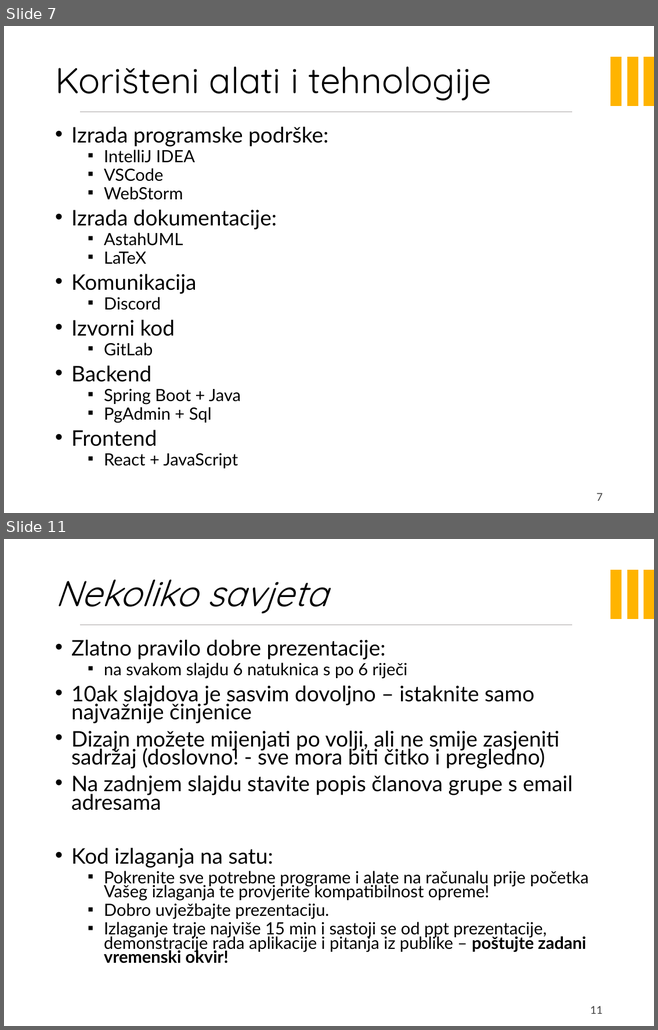
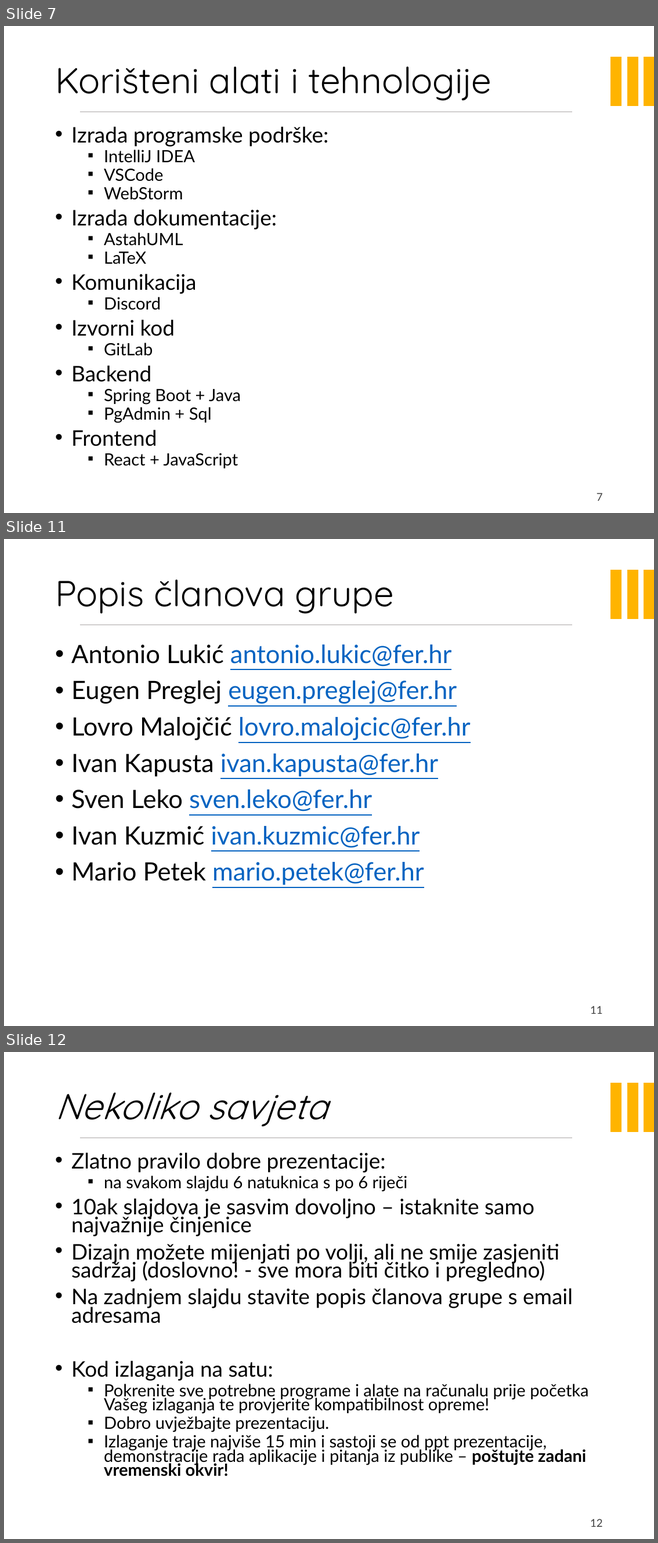
Before and after one commit to sleko01/cuvari-pasa, a slide deck: PrezentacijaProjekata.pptx. Shown one above the other, each under a label of ours: slides 7 and 11 before the commit, slides 7, 11 and 12 after it; the slides between them are not shown. The pictures are 658x1030 and 658x1543 pixels, drawn with LibreOffice and Linux fonts; fonts in the diff are those of the drawing; background and template pictures are left out. Boxes give left, top, right and bottom in pixels: in the first picture for what was removed or moved away, otherwise in the second. Text is boxed around its words. In the diff, an @@ line names an element or a change of style, - is before the commit and + after.

```diff
--- a/PrezentacijaProjekata.pptx
+++ b/PrezentacijaProjekata.pptx
@@ slide 11 added at (x1=4, y1=539, x2=654, y2=1026), background picture (left out); not listed: 4 template elements that a slide beside it also shows @@
@@ title added at (x1=55, y1=580, x2=394, y2=614), 40 pt, text #000000 @@
+Popis članova grupe
@@ text added at (x1=71, y1=645, x2=470, y2=885), 28 pt, text #0563C1, underline @@
+• Antonio Lukić antonio.lukic@fer.hr
+• Eugen Preglej eugen.preglej@fer.hr
+• Lovro Malojčić lovro.malojcic@fer.hr
+• Ivan Kapusta ivan.kapusta@fer.hr
+• Sven Leko sven.leko@fer.hr
+• Ivan Kuzmić ivan.kuzmic@fer.hr
+• Mario Petek mario.petek@fer.hr
@@ page number added at (x1=590, y1=1006, x2=603, y2=1014), 12 pt, text #404040 @@
+11
@@ what was slide 11 is now slide 12 @@
@@ page number at (x1=590, y1=1519, x2=603, y2=1527): text changed @@
-11
+12
```
Also in this commit, not shown: 3 slides changed, 1 other slide added, 1 slide removed.
